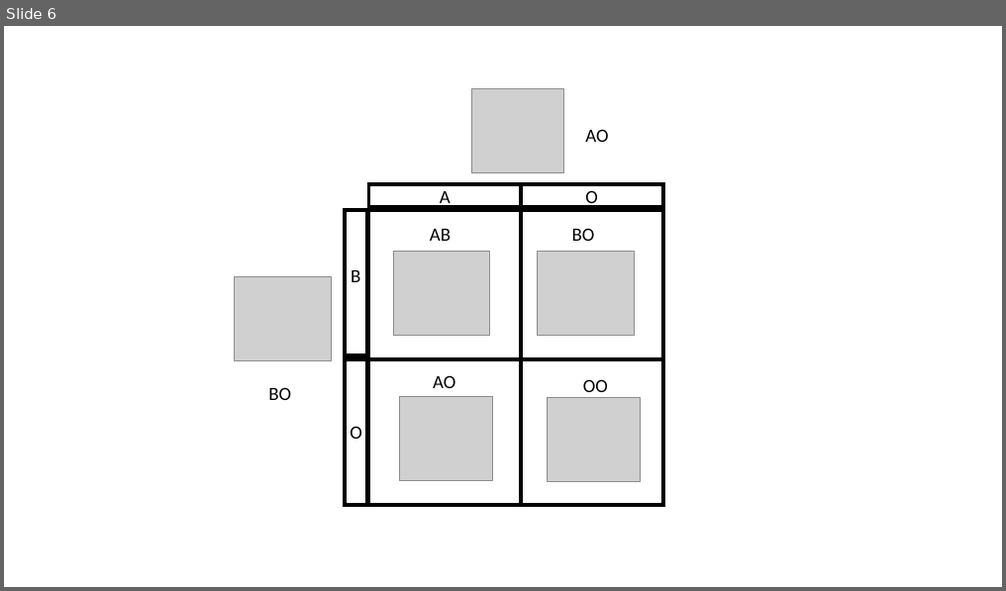
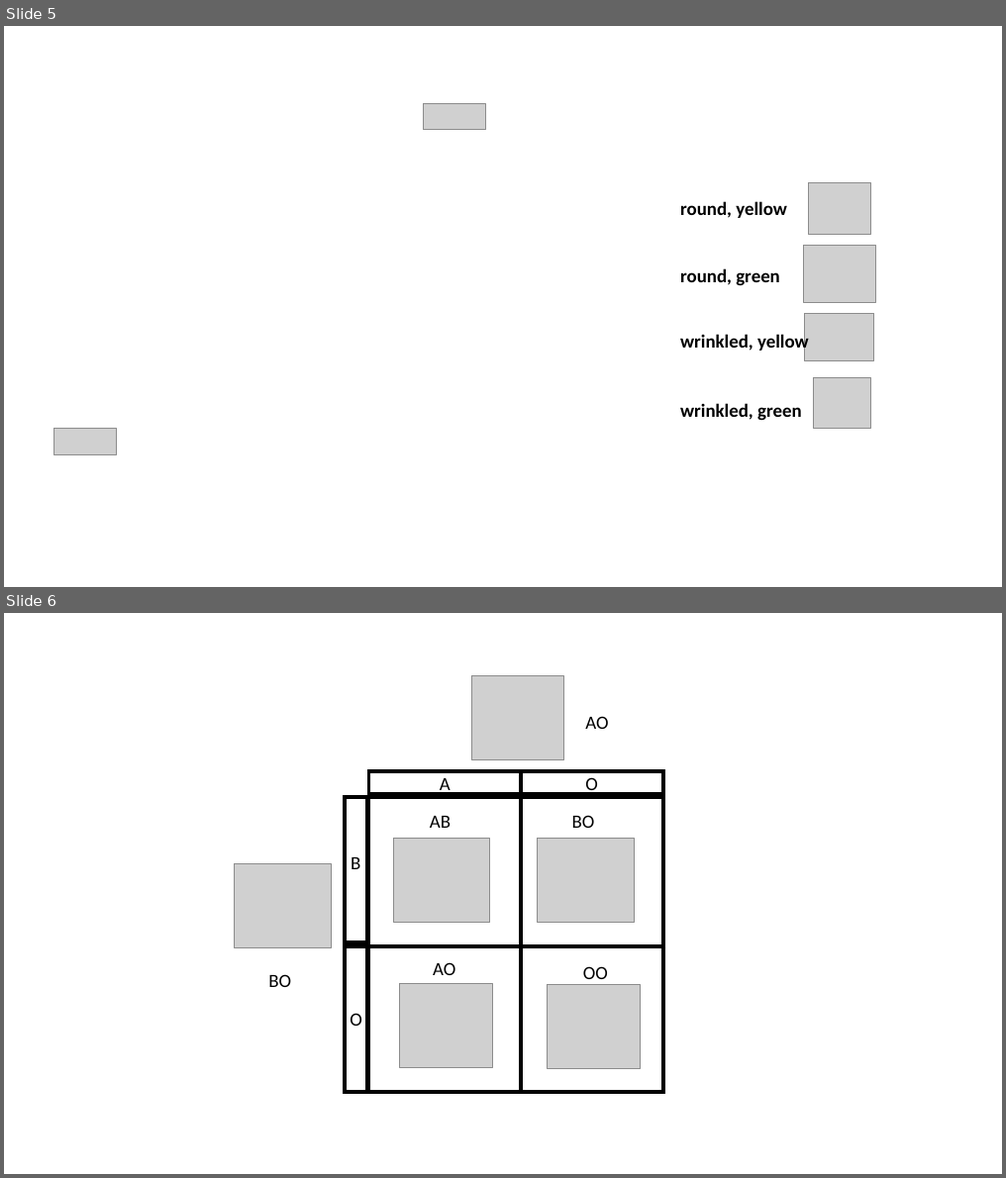
Before and after one commit to Philip-Leftwich/nonmendelian_inheritance, a slide deck: Presentation1.pptx. Shown one above the other, each under a label of ours: slide 6 before the commit, slides 5 and 6 after it. The pictures are 1006x591 and 1006x1178 pixels, drawn with LibreOffice and Linux fonts; fonts in the diff are those of the drawing; grey boxes stand for pictures; background and template pictures are left out. Boxes give left, top, right and bottom in pixels: in the first picture for what was removed or moved away, otherwise in the second. Text is boxed around its words. In the diff, an @@ line names an element or a change of style, - is before the commit and + after.

Commit message:
Updates to all slides and images

```diff
--- a/Presentation1.pptx
+++ b/Presentation1.pptx
@@ slide 5 added at box(4, 26, 1002, 587), background picture (left out) @@
@@ rectangle added at box(152, 88, 344, 120), fill #FFFFFF, outline #FFFFFF 1 pt @@
@@ picture added at box(423, 103, 485, 129) @@
@@ rectangle added at box(196, 193, 576, 288), fill #FFFFFF at 90% opacity @@
@@ text added at box(680, 201, 787, 218), 18 pt, text #000000, bold @@
+round, yellow
@@ picture added at box(809, 182, 871, 234) @@
@@ picture added at box(804, 246, 875, 303) @@
@@ rectangle added at box(39, 270, 129, 344), fill #FFFFFF, outline #FFFFFF 1 pt @@
@@ rectangle added at box(199, 287, 293, 570), fill #FFFFFF at 90% opacity @@
@@ rectangle added at box(293, 287, 576, 381), fill #FFFFFF at 90% opacity @@
@@ text added at box(680, 269, 780, 286), 18 pt, text #000000, bold @@
+round, green
@@ picture added at box(805, 313, 874, 362) @@
@@ text added at box(680, 333, 809, 354), 18 pt, text #000000, bold @@
+wrinkled, yellow
@@ rectangle added at box(288, 381, 477, 570), fill #FFFFFF at 90% opacity @@
@@ rectangle added at box(478, 380, 576, 474), fill #FFFFFF at 90% opacity @@
@@ picture added at box(814, 377, 871, 429) @@
@@ text added at box(680, 403, 802, 421), 18 pt, text #000000, bold @@
+wrinkled, green
@@ picture added at box(54, 429, 116, 455) @@
```
Also in this commit, not shown: 4 other slides added, 5 slides removed, 25 other files.
